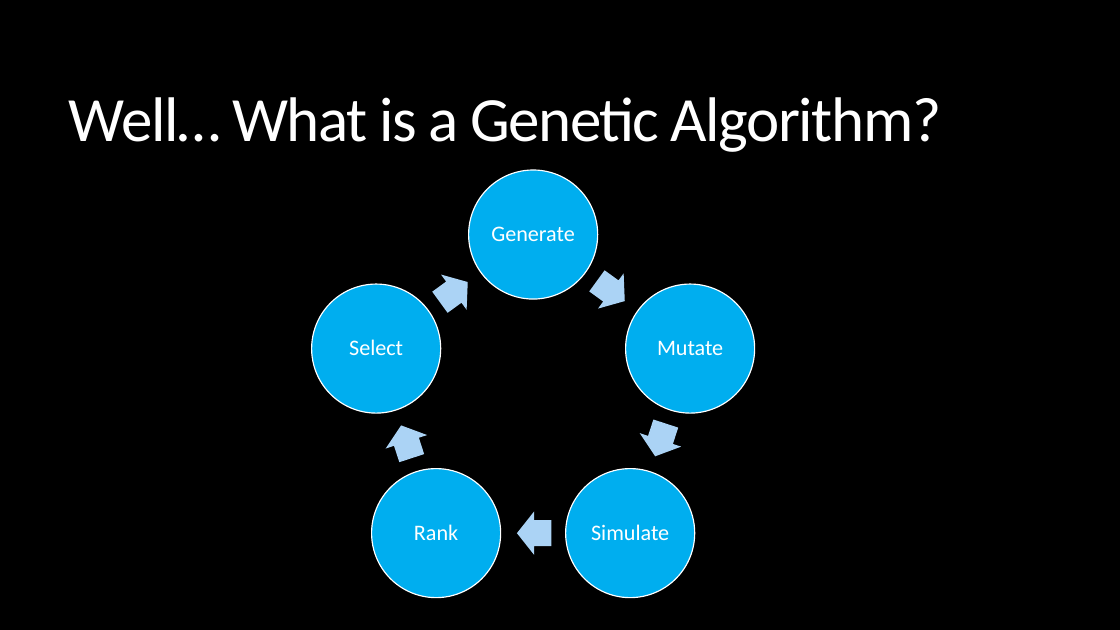
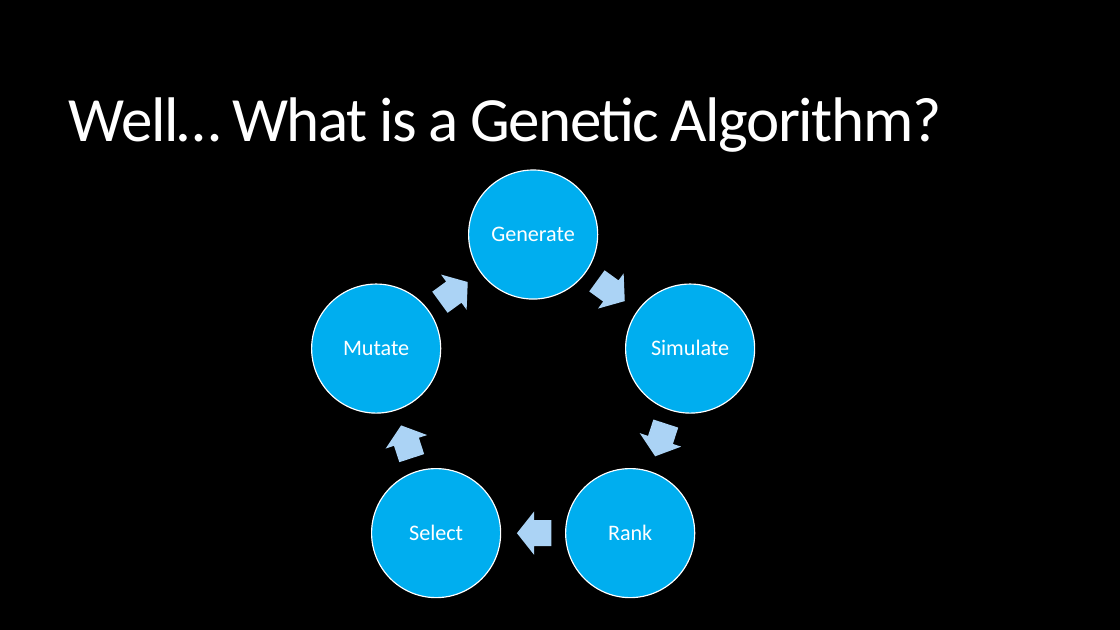
Before and after one commit to KelvinKKLin/GrateBox, a slide deck: slide 4 of Presentation.pptx. Drawn at 1120x630 pixels with LibreOffice and Linux fonts; fonts in the diff are those of the drawing. Boxes give left, top, right and bottom in pixels: in the first picture for what was removed or moved away, otherwise in the second. Text is boxed around its words. In the diff, an @@ line names an element or a change of style, - is before the commit and + after.

```diff
--- a/Presentation.pptx
+++ b/Presentation.pptx
@@ text "Mutate": place and size @@
-text "Mutate" at (657,340,723,355)
+text "Mutate" at (343,340,409,355)
@@ text "Simulate": place and size @@
-text "Simulate" at (591,524,669,540)
+text "Simulate" at (651,339,729,355)
@@ text "Select": place and size @@
-text "Select" at (349,339,403,355)
+text "Select" at (409,524,463,540)
@@ text "Rank": place and size @@
-text "Rank" at (414,524,458,540)
+text "Rank" at (608,524,652,540)
```
Also in this commit, not shown: 6 other slides changed.
